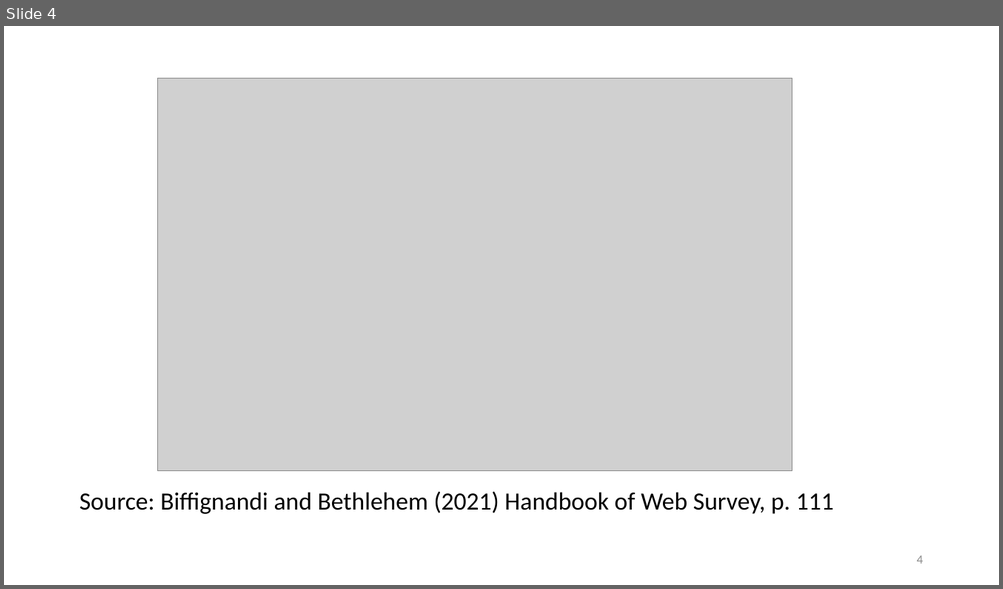
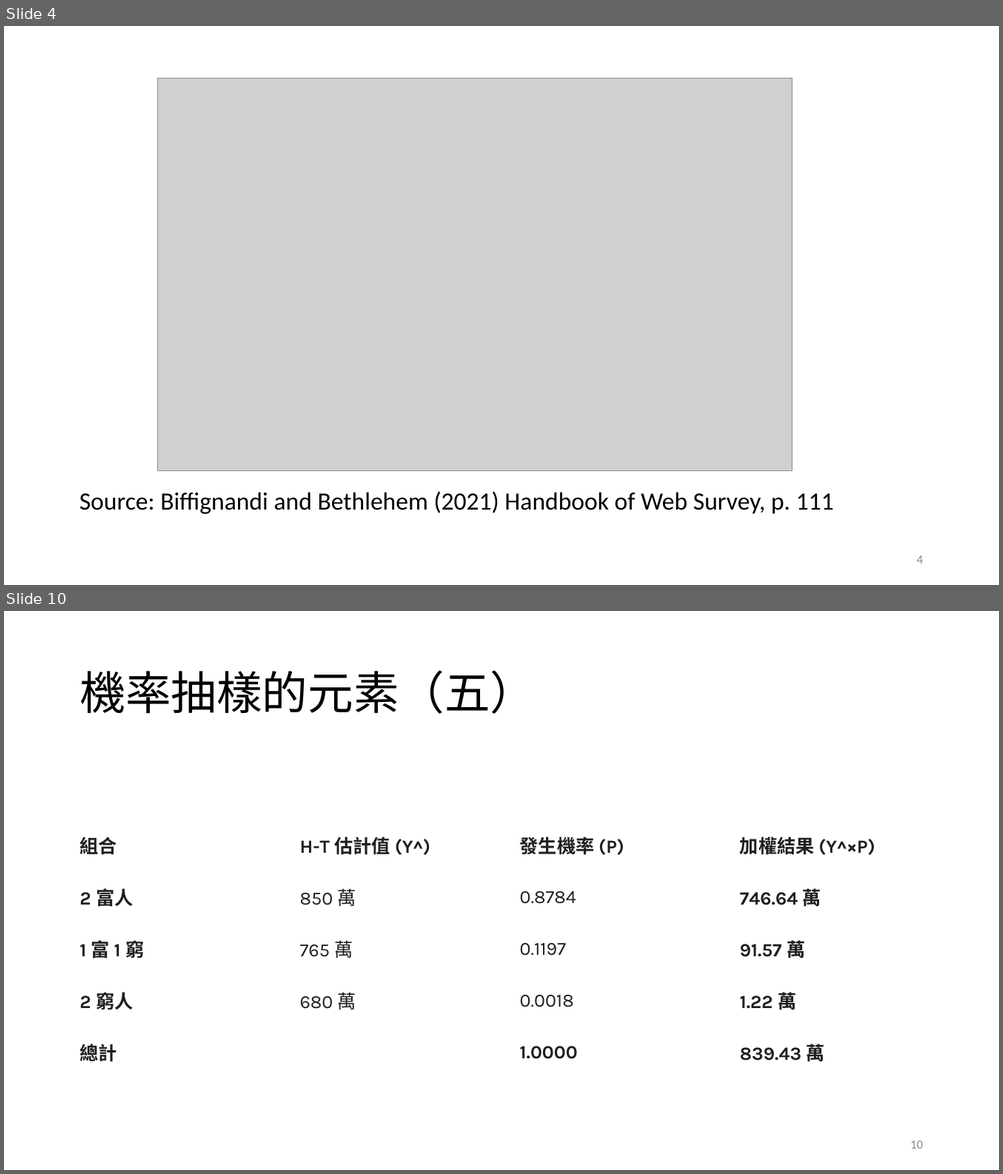
Before and after one commit to TsaiChiahung/PublicOpinion2026, a slide deck: 投影片/民意與調查Week5.pptx. Shown one above the other, each under a label of ours: slide 4 before the commit, slides 4 and 10 after it; the slides between them are not shown. The pictures are 1003x589 and 1003x1174 pixels, drawn with LibreOffice and Linux fonts; fonts in the diff are those of the drawing; grey boxes stand for pictures. Boxes give left, top, right and bottom in pixels: in the first picture for what was removed or moved away, otherwise in the second. Text is boxed around its words. In the diff, an @@ line names an element or a change of style, - is before the commit and + after.

```diff
--- a/投影片/民意與調查Week5.pptx
+++ b/投影片/民意與調查Week5.pptx
@@ slide 10 added at bbox=[4, 611, 999, 1170], background #FFFFFF @@
@@ title added at bbox=[79, 670, 535, 714], 44 pt, text #000000 @@
+機率抽樣的元素（五）
@@ table added at bbox=[73, 819, 931, 1065], 5 rows, 4 columns @@
+組合 | H-T 估計值 (Y^) | 發生機率 (P) | 加權結果 (Y^×P)
+2 富人 | 850 萬 | 0.8784 | 746.64 萬
+1 富 1 窮 | 765 萬 | 0.1197 | 91.57 萬
+2 窮人 | 680 萬 | 0.0018 | 1.22 萬
+總計 |  | 1.0000 | 839.43 萬
@@ page number added at bbox=[910, 1141, 922, 1149], 12 pt, text #8C8C8C @@
+10
```
Also in this commit, not shown: 2 slides changed, 5 other slides added.
